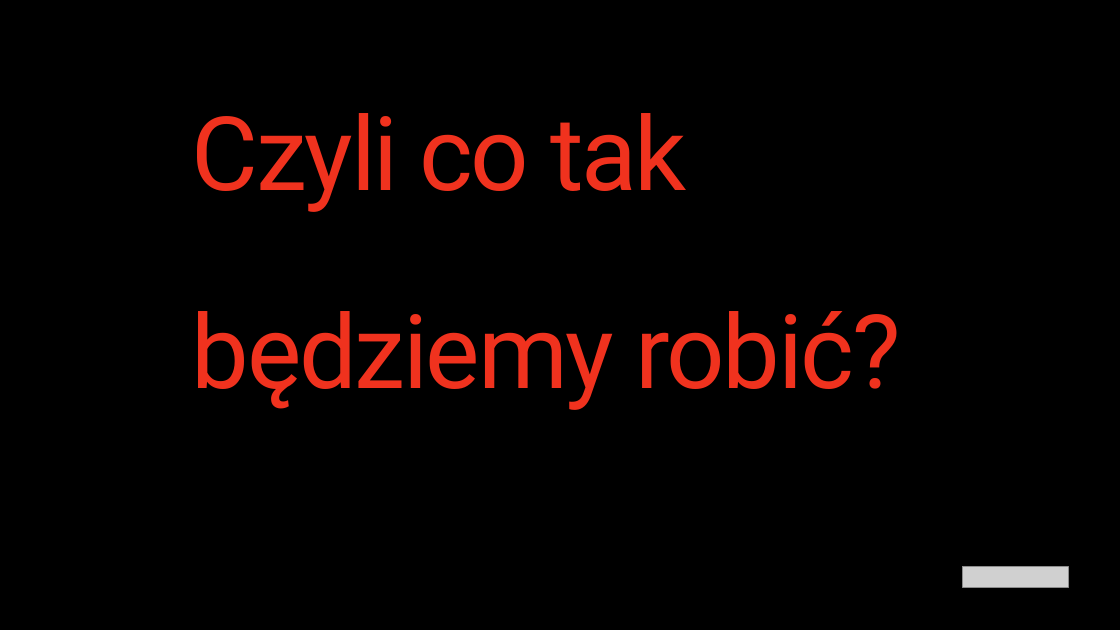
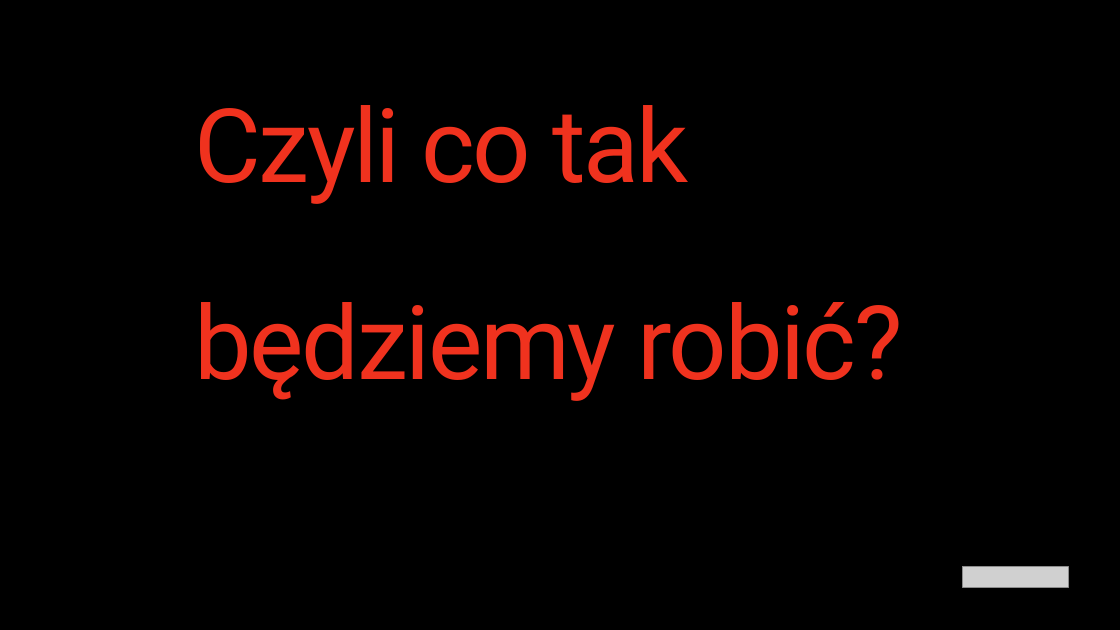
Before and after one commit to ppmazurGU/workshops_Bialystok, a slide deck: slide 5 of docs/Workshops_BS01.pptx. Drawn at 1120x630 pixels with LibreOffice and Linux fonts; fonts in the diff are those of the drawing; grey boxes stand for pictures; background and template pictures are left out. Boxes give left, top, right and bottom in pixels: in the first picture for what was removed or moved away, otherwise in the second. Text is boxed around its words. In the diff, an @@ line names an element or a change of style, - is before the commit and + after.

```diff
--- a/docs/Workshops_BS01.pptx
+++ b/docs/Workshops_BS01.pptx
@@ text "Czyli co tak naprawdę będziemy ...": place and size @@
-text "Czyli co tak naprawdę będziemy ..." at box(192, 113, 900, 410)
+text "Czyli co tak naprawdę będziemy ..." at box(194, 105, 902, 401)
```
Also in this commit, not shown: 8 other slides changed, 1 other file.
